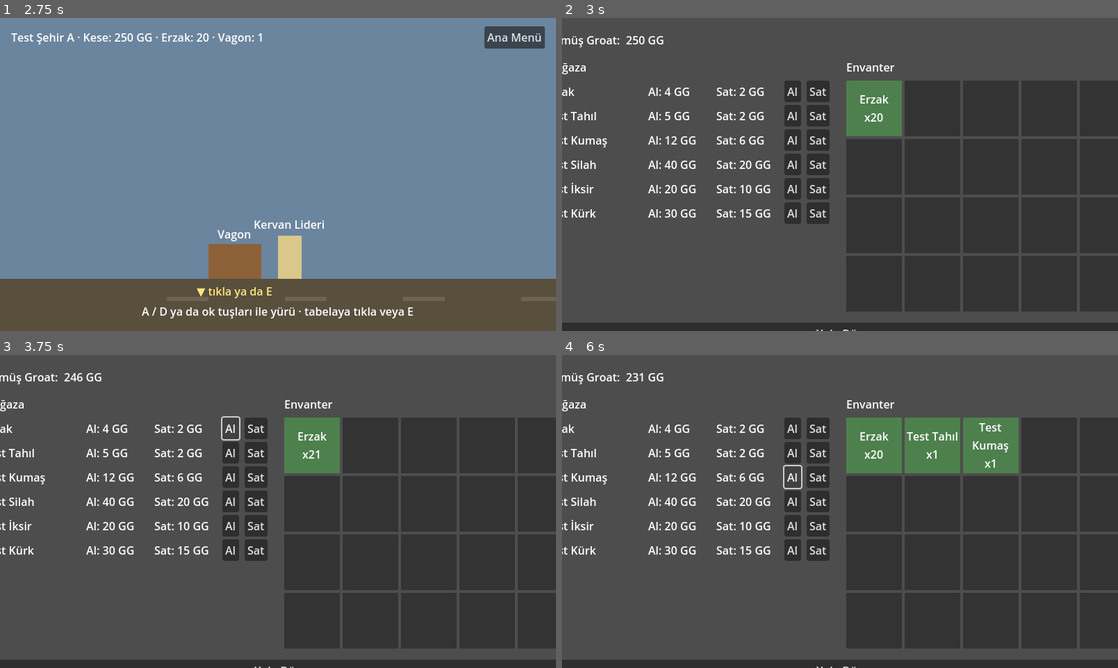
Above: before the commit, frames 1-4 (two rows, left to right).
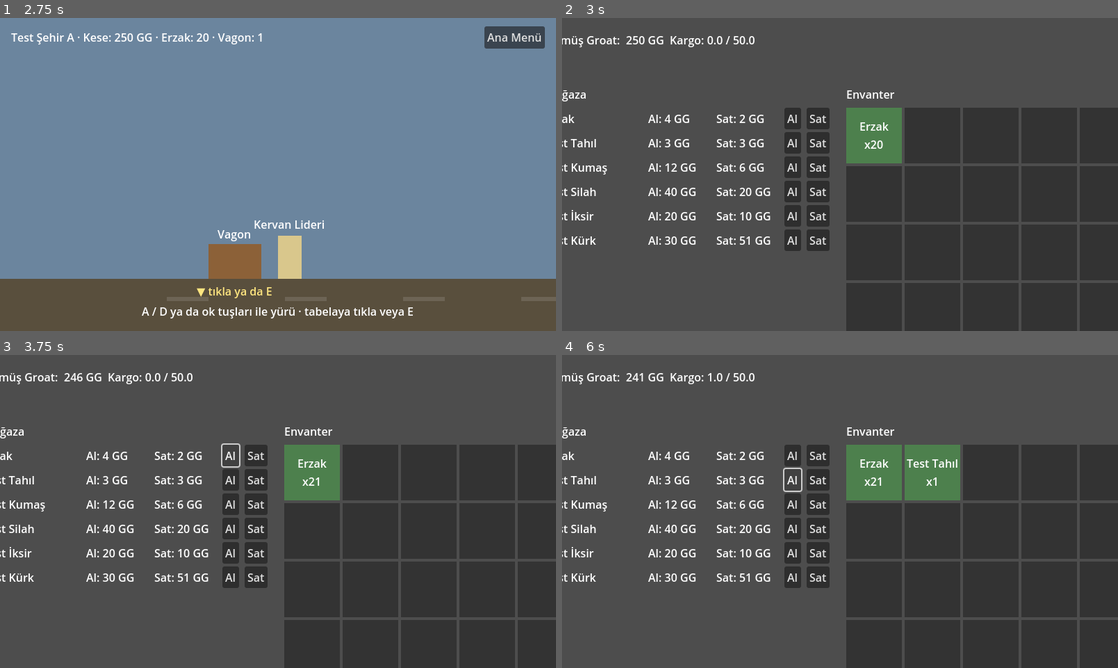
Above: after the commit, the same moments.

Repository: ulubatuhan/wayborne
Game: Godot game, scene res://scenes/ui/main_menu.tscn
Same seed, same stepped clock (60 frames per second), same inputs: the game is played once before the commit and once after it.
Inputs (mouse positions are in pixels of both pictures, inside the frame that each line leads up to):
- Up to frame 1 (2.75 s): click "Play" at 0.5 s; click "Ana Menü" at 1.25 s; click "Play" at 2 s
- Up to frame 2 (3 s): tap Enter (ui_accept) at 2.75 s; move the mouse to (962, 158) at 2.77 s; hold Right (ui_right) from 2.78 s (still down); tap E at 2.85 s; click (962, 158) at 2.92 s
- Up to frame 3 (3.75 s): tap Enter (ui_accept) at 3.02 s; release Right (ui_right) at 3.5 s; click "Al" at 3.5 s
- Up to frame 4 (6 s): click "Sat" at 4.25 s; click "Al" at 5 s; click "Al" at 5.75 s

Frame 1 is identical in both runs. In frame 2, 16% of the frame differs, in the area x 0-100%, y 5-100%; in frame 3, 15%; in frame 4, 17%.

Commit message:
Faz 0: döngüyü kapat - kazanç, rota, fiyat, kapasite
Plandaki üç kopuk halka kapandı, oyun artık bir tur dönebiliyor.

- finish_journey() escort ücretini gerçekten ödüyor: kalan tüccarların
  potansiyel kârı toplanır, moral ve hasarlı vagon oranına göre kısılır
  (asla sıfırlanmaz), cüzdana yazılır. Varışta kervan oyuncunun tek
  vagonuna iner - escort ettiği tüccarlar hedefe ulaşıp ayrılmıştır.
  Sefer ekranı artık brüt/moral çarpanı/hasar çarpanı/net dökümünü
  gösterip "Şehre Gir" ile devam ediyor.

- Rota ağı artık simetrik ve tam bağlı: yedi kenar (A-B,A-C,A-D,A-E,
  B-D,C-E,D-E) iki yönde de rota üretiyor, her şehrin en az iki
  komşusu var. Tüccar teklifleri artık origin_location_id taşıyor ve
  yalnızca oyuncunun bulunduğu şehirde görünüyor; her kenarın iki
  yönü için ayrı teklif üretiliyor.

- Şehirlere üretim/talep zinciri eklendi (A tahıl->D, D silah->B,
  B kürk->A, C kumaş->E, E iksir->C). MarketPricing üretilen malı
  ucuza, aranan malı pahalıya fiyatlıyor; pazar ekranı "burada ucuz /
  burada aranan" notunu gösteriyor.

- Item'a unit_weight eklendi, GameSession vagon başına kargo
  kapasitesi hesaplıyor (erzak hariç - o kendi sefer formülüyle
  sınırlı). Pazarda kapasiteyi aşan alım gerekçesiyle reddediliyor.

Co-Authored-By: Claude Sonnet 5 <noreply@anthropic.com>
Claude-Session: https://claude.ai/code/session_01SmgLRHV2q6VtZPZSSuowT6

Diff:
--- a/scenes/tests/economy_test.tscn
+++ b/scenes/tests/economy_test.tscn
@@ -32,6 +32,10 @@
 text = "Ekonomi / Envanter Testi"
 horizontal_alignment = 1
 
+[node name="LocationNoteLabel" type="Label" parent="MarginContainer/VBoxContainer"]
+layout_mode = 2
+text = ""
+
 [node name="BalanceRow" type="HBoxContainer" parent="MarginContainer/VBoxContainer"]
 layout_mode = 2
 theme_override_constants/separation = 8
@@ -43,6 +47,14 @@
 [node name="BalanceValueLabel" type="Label" parent="MarginContainer/VBoxContainer/BalanceRow"]
 layout_mode = 2
 text = "0 GG"
+
+[node name="CargoValueLabel" type="Label" parent="MarginContainer/VBoxContainer/BalanceRow"]
+layout_mode = 2
+text = ""
+
+[node name="MessageLabel" type="Label" parent="MarginContainer/VBoxContainer"]
+layout_mode = 2
+text = ""
 
 [node name="ContentRow" type="HBoxContainer" parent="MarginContainer/VBoxContainer"]
 layout_mode = 2
--- a/scripts/autoload/game_session.gd
+++ b/scripts/autoload/game_session.gd
@@ -24,6 +24,16 @@
 
 var danger_level: float = 0.0
 var reputation: int = 0
+
+## Vagon başına taşınabilecek yük. Yalnızca pazardan alınan mallara
+## uygulanır; erzak kendi sefer formülüyle sınırlı, kapasiteye dahil değil.
+const CARGO_PER_WAGON: float = 50.0
+
+## Sefer sonu ödemesi: moral ve hasar ne kadar düşükse ücret o kadar
+## kısılır ama asla sıfırlanmaz - kervan ağır kayıp yaşayabilir, aç kalmaz.
+const MIN_MORALE_PAYOUT_FACTOR: float = 0.5
+const DAMAGE_PENALTY_PER_WAGON: float = 0.08
+const MIN_DAMAGE_PAYOUT_FACTOR: float = 0.4
 
 var _flags: Dictionary = {}
 var _provisions_item: Item
@@ -78,8 +88,13 @@
 	danger_level = danger
 	caravan = CaravanState.from_plan(plan)
 
-## Hedefe varıldığında çağrılır: konum güncellenir, sefer temizlenir.
-func finish_journey() -> void:
+## Hedefe varıldığında çağrılır: escort ücretini öder, konumu günceller,
+## kervanı oyuncunun tek vagonuna indirger (escort ettiği tüccarlar
+## hedefe ulaşıp ayrılmıştır) ve seferi temizler. Ödeme dökümünü döner.
+func finish_journey() -> Dictionary:
+	var payout := _calculate_arrival_payout()
+	wallet.earn(payout.net)
+
 	if not journey_destination_id.is_empty():
 		current_location_id = journey_destination_id
 	journey_origin_id = ""
@@ -87,6 +102,45 @@
 	journey_total_days = 0
 	journey_days_remaining = 0
 	danger_level = 0.0
+	caravan = CaravanState.new()
+
+	return payout
+
+func _calculate_arrival_payout() -> Dictionary:
+	var gross := 0
+	for merchant_name in caravan.merchant_names:
+		gross += caravan.merchant_profit_by_name.get(merchant_name, 0)
+
+	var morale_factor := lerpf(
+		MIN_MORALE_PAYOUT_FACTOR, 1.0, caravan.morale / float(CaravanState.MAX_MORALE)
+	)
+	var damage_factor := maxf(
+		MIN_DAMAGE_PAYOUT_FACTOR, 1.0 - caravan.damaged_wagons * DAMAGE_PENALTY_PER_WAGON
+	)
+	var net := int(round(gross * morale_factor * damage_factor))
+
+	return {
+		"gross": gross,
+		"morale_factor": morale_factor,
+		"damage_factor": damage_factor,
+		"net": net,
+	}
+
+## Yalnızca pazardan alınan mallara uygulanır (bkz. CARGO_PER_WAGON).
+func get_cargo_capacity() -> float:
+	return caravan.wagon_count * CARGO_PER_WAGON
+
+func get_cargo_weight() -> float:
+	var total := 0.0
+	for entry in inventory.get_all_entries():
+		var item: Item = entry.item
+		if item.item_id == PROVISIONS_ITEM_ID:
+			continue
+		total += item.unit_weight * entry.quantity
+	return total
+
+func get_cargo_space_remaining() -> float:
+	return maxf(0.0, get_cargo_capacity() - get_cargo_weight())
 
 ## Koşulların baktığı düz sözlük. Her olay değerlendirmesinde bir kez
 ## kurulur, tek tek koşullar bunun üzerinde tahsisatsız çalışır.
--- a/scripts/economy/item.gd
+++ b/scripts/economy/item.gd
@@ -6,3 +6,5 @@
 @export var description: String = ""
 @export var base_price: int = 0
 @export var stack_size: int = 99
+## Vagon kargo kapasitesi bu birimle ölçülür (bkz. GameSession.CARGO_PER_WAGON).
+@export var unit_weight: float = 1.0
--- a/scripts/economy/item_catalog.gd
+++ b/scripts/economy/item_catalog.gd
@@ -37,16 +37,17 @@
 	return items
 
 static func _build_cache() -> void:
-	_add(GameSession.PROVISIONS_ITEM_ID, GameSession.PROVISIONS_ITEM_NAME, GameSession.PROVISIONS_UNIT_PRICE)
-	_add("test_grain", "Test Tahıl", 5)
-	_add("test_cloth", "Test Kumaş", 12)
-	_add("test_weapon", "Test Silah", 40)
-	_add("test_potion", "Test İksir", 20)
-	_add("test_furs", "Test Kürk", 30)
+	_add(GameSession.PROVISIONS_ITEM_ID, GameSession.PROVISIONS_ITEM_NAME, GameSession.PROVISIONS_UNIT_PRICE, 0.5)
+	_add("test_grain", "Test Tahıl", 5, 1.0)
+	_add("test_cloth", "Test Kumaş", 12, 1.5)
+	_add("test_weapon", "Test Silah", 40, 2.5)
+	_add("test_potion", "Test İksir", 20, 0.5)
+	_add("test_furs", "Test Kürk", 30, 2.0)
 
-static func _add(item_id: String, item_name: String, base_price: int) -> void:
+static func _add(item_id: String, item_name: String, base_price: int, unit_weight: float) -> void:
 	var item := Item.new()
 	item.item_id = item_id
 	item.item_name = item_name
 	item.base_price = base_price
+	item.unit_weight = unit_weight
 	_cache[item_id] = item
--- /dev/null
+++ b/scripts/economy/market_pricing.gd
@@ -0,0 +1,22 @@
+class_name MarketPricing
+extends RefCounted
+
+## Fiyat şehre göre değişir: bir şehrin ürettiği mal ucuza alınır, aradığı
+## mal yüksek fiyata satılır. Aradaki fark ticaretin kâr kaynağıdır -
+## bir malı üreten şehirden alıp arayan şehirde satmak kâr getirir.
+
+const PRODUCE_BUY_MULTIPLIER: float = 0.6
+const DEMAND_SELL_MULTIPLIER: float = 1.7
+const BASE_SELL_MULTIPLIER: float = 0.5
+
+static func get_buy_price(item: Item, location: Location) -> int:
+	var multiplier := 1.0
+	if location != null and location.produces.has(item.item_id):
+		multiplier = PRODUCE_BUY_MULTIPLIER
+	return int(round(item.base_price * multiplier))
+
+static func get_sell_price(item: Item, location: Location) -> int:
+	var multiplier := BASE_SELL_MULTIPLIER
+	if location != null and location.demands.has(item.item_id):
+		multiplier = DEMAND_SELL_MULTIPLIER
+	return int(round(item.base_price * multiplier))
--- a/scripts/travel/caravan_state.gd
+++ b/scripts/travel/caravan_state.gd
@@ -13,12 +13,17 @@
 var morale: int = MAX_MORALE
 var documents: int = 0
 
+## Sefer sonunda ödenecek escort ücreti burada tutulur; bir tüccar
+## kervandan ayrılırsa merchant_names'ten düşer ve ücreti ödenmez.
+var merchant_profit_by_name: Dictionary = {}
+
 static func from_plan(plan: CaravanPlan) -> CaravanState:
 	var state := CaravanState.new()
 	state.wagon_count = plan.get_total_wagon_count()
 	state.documents = plan.get_required_documents()
 	for offer in plan.get_selected_offers():
 		state.merchant_names.append(offer.merchant_name)
+		state.merchant_profit_by_name[offer.merchant_name] = offer.potential_profit
 	return state
 
 func get_healthy_wagon_count() -> int:
--- a/scripts/travel/location.gd
+++ b/scripts/travel/location.gd
@@ -5,3 +5,8 @@
 @export var location_name: String = ""
 @export var map_position: Vector2 = Vector2.ZERO
 @export var connections: Array[String] = []
+
+## Burada ucuza üretilen / burada aranıp pahalıya alınan mal id'leri.
+## Aradaki fark ticaretin kâr kaynağı (bkz. MarketPricing).
+@export var produces: Array[String] = []
+@export var demands: Array[String] = []
--- a/scripts/travel/merchant_offer.gd
+++ b/scripts/travel/merchant_offer.gd
@@ -3,6 +3,7 @@
 
 @export var merchant_id: String = ""
 @export var merchant_name: String = ""
+@export var origin_location_id: String = ""
 @export var destination_location_id: String = ""
 @export var potential_profit: int = 0
 @export var wagon_count: int = 1
--- a/scripts/travel/world_map_data.gd
+++ b/scripts/travel/world_map_data.gd
@@ -6,13 +6,26 @@
 
 const START_LOCATION_ID: String = "test_loc_a"
 
+## Şehirler arası ticaret zinciri: her şehir bir malı ucuza üretir ve
+## başka birinin ürettiği malı pahalıya arar. A→D→B→A ve C↔E iki kapalı
+## döngü oluşturur, ikisi de gerçek rotalarla (bkz. _get_edges) bağlı.
 static func get_locations() -> Array[Location]:
 	var locations: Array[Location] = []
-	locations.append(_make_location("test_loc_a", "Test Şehir A", Vector2(110, 210)))
-	locations.append(_make_location("test_loc_b", "Test Şehir B", Vector2(330, 90)))
-	locations.append(_make_location("test_loc_c", "Test Şehir C", Vector2(360, 330)))
-	locations.append(_make_location("test_loc_d", "Test Şehir D", Vector2(560, 180)))
-	locations.append(_make_location("test_loc_e", "Test Şehir E", Vector2(590, 370)))
+	locations.append(_make_location(
+		"test_loc_a", "Test Şehir A", Vector2(110, 210), ["test_grain"], ["test_furs"]
+	))
+	locations.append(_make_location(
+		"test_loc_b", "Test Şehir B", Vector2(330, 90), ["test_furs"], ["test_weapon"]
+	))
+	locations.append(_make_location(
+		"test_loc_c", "Test Şehir C", Vector2(360, 330), ["test_cloth"], ["test_potion"]
+	))
+	locations.append(_make_location(
+		"test_loc_d", "Test Şehir D", Vector2(560, 180), ["test_weapon"], ["test_grain"]
+	))
+	locations.append(_make_location(
+		"test_loc_e", "Test Şehir E", Vector2(590, 370), ["test_potion"], ["test_cloth"]
+	))
 	return locations
 
 static func get_location_by_id(location_id: String) -> Location:
@@ -34,45 +47,93 @@
 			return route
 	return null
 
-static func get_offers_for_destination(destination_location_id: String) -> Array[MerchantOffer]:
+## origin_location_id: teklifi veren tüccarın şu an bulunduğu şehir.
+## Oyuncu oradaysa teklif görünür - başka bir şehirdeki tüccar burada
+## çıkmaz.
+static func get_offers_for_destination(
+	destination_location_id: String, origin_location_id: String
+) -> Array[MerchantOffer]:
 	var offers: Array[MerchantOffer] = []
 	for offer in _get_all_offers():
-		if offer.destination_location_id == destination_location_id:
-			offers.append(offer)
+		if offer.destination_location_id != destination_location_id:
+			continue
+		if offer.origin_location_id != origin_location_id:
+			continue
+		offers.append(offer)
 	return offers
+
+## Kenarlar iki yönlü rota ve teklif üretimi için tek kaynak: her kenar
+## [şehir_a, şehir_b, gün, tehlike] olarak tanımlanır, iki yöne de aynı
+## değerlerle uygulanır. Her şehrin en az iki komşusu olacak şekilde
+## kurulmuş (A merkez, B-D-E arasında ayrıca kısayollar var).
+static func _get_edges() -> Array:
+	return [
+		["test_loc_a", "test_loc_b", 3, 0.20],
+		["test_loc_a", "test_loc_c", 4, 0.35],
+		["test_loc_a", "test_loc_d", 6, 0.50],
+		["test_loc_a", "test_loc_e", 8, 0.65],
+		["test_loc_b", "test_loc_d", 4, 0.30],
+		["test_loc_c", "test_loc_e", 5, 0.40],
+		["test_loc_d", "test_loc_e", 3, 0.25],
+	]
 
 static func _get_all_routes() -> Array[TravelRoute]:
 	var routes: Array[TravelRoute] = []
-	routes.append(_make_route("test_loc_a", "test_loc_b", 3, 0.20))
-	routes.append(_make_route("test_loc_a", "test_loc_c", 4, 0.35))
-	routes.append(_make_route("test_loc_a", "test_loc_d", 6, 0.50))
-	routes.append(_make_route("test_loc_a", "test_loc_e", 8, 0.65))
+	for edge in _get_edges():
+		routes.append(_make_route(edge[0], edge[1], edge[2], edge[3]))
+		routes.append(_make_route(edge[1], edge[0], edge[2], edge[3]))
 	return routes
 
 static func _get_all_offers() -> Array[MerchantOffer]:
 	var offers: Array[MerchantOffer] = []
-	offers.append(_make_offer("m_b1", "Test Tüccar 1", "test_loc_b", 45, 1))
-	offers.append(_make_offer("m_b2", "Test Tüccar 2", "test_loc_b", 110, 2))
-	offers.append(_make_offer("m_b3", "Test Tüccar 3", "test_loc_b", 35, 1))
-
-	offers.append(_make_offer("m_c1", "Test Tüccar 4", "test_loc_c", 60, 1))
-	offers.append(_make_offer("m_c2", "Test Tüccar 5", "test_loc_c", 150, 3))
-	offers.append(_make_offer("m_c3", "Test Tüccar 6", "test_loc_c", 40, 1))
-
-	offers.append(_make_offer("m_d1", "Test Tüccar 7", "test_loc_d", 130, 2))
-	offers.append(_make_offer("m_d2", "Test Tüccar 8", "test_loc_d", 70, 1))
-	offers.append(_make_offer("m_d3", "Test Tüccar 9", "test_loc_d", 55, 1))
-	offers.append(_make_offer("m_d4", "Test Tüccar 10", "test_loc_d", 120, 2))
-
-	offers.append(_make_offer("m_e1", "Test Tüccar 11", "test_loc_e", 90, 1))
-	offers.append(_make_offer("m_e2", "Test Tüccar 12", "test_loc_e", 180, 2))
+	var id_counter := 1
+	for edge in _get_edges():
+		offers.append_array(_offers_for_direction(edge[0], edge[1], edge[2], id_counter))
+		id_counter += 10
+		offers.append_array(_offers_for_direction(edge[1], edge[0], edge[2], id_counter))
+		id_counter += 10
 	return offers
 
-static func _make_location(location_id: String, location_name: String, map_position: Vector2) -> Location:
+## Her yön için iki teklif: küçük/ucuz bir vagon ve büyük/kârlı bir vagon.
+## Kâr, yolun uzunluğuna göre ölçekleniyor - uzun ve tehlikeli rotalar
+## daha çok ödüyor, riski anlamlı kılan da bu.
+static func _offers_for_direction(
+	origin_id: String, destination_id: String, travel_days: int, id_base: int
+) -> Array[MerchantOffer]:
+	var offers: Array[MerchantOffer] = []
+	var profiles := [
+		{"wagons": 1, "profit": 30 + travel_days * 8},
+		{"wagons": 2, "profit": 70 + travel_days * 14},
+	]
+	for i in range(profiles.size()):
+		var profile: Dictionary = profiles[i]
+		var merchant_number: int = id_base + i
+		offers.append(_make_offer(
+			"m_%d" % merchant_number,
+			"Tüccar %d" % merchant_number,
+			origin_id,
+			destination_id,
+			profile.profit,
+			profile.wagons
+		))
+	return offers
+
+static func _make_location(
+	location_id: String, location_name: String, map_position: Vector2,
+	produces: Array, demands: Array
+) -> Location:
 	var location := Location.new()
 	location.location_id = location_id
 	location.location_name = location_name
 	location.map_position = map_position
+	var produces_typed: Array[String] = []
+	for item_id in produces:
+		produces_typed.append(item_id)
+	var demands_typed: Array[String] = []
+	for item_id in demands:
+		demands_typed.append(item_id)
+	location.produces = produces_typed
+	location.demands = demands_typed
 	return location
 
 static func _make_route(from_location_id: String, to_location_id: String, travel_days: int, danger_level: float) -> TravelRoute:
@@ -83,10 +144,14 @@
 	route.danger_level = danger_level
 	return route
 
-static func _make_offer(merchant_id: String, merchant_name: String, destination_location_id: String, potential_profit: int, wagon_count: int) -> MerchantOffer:
+static func _make_offer(
+	merchant_id: String, merchant_name: String, origin_location_id: String,
+	destination_location_id: String, potential_profit: int, wagon_count: int
+) -> MerchantOffer:
 	var offer := MerchantOffer.new()
 	offer.merchant_id = merchant_id
 	offer.merchant_name = merchant_name
+	offer.origin_location_id = origin_location_id
 	offer.destination_location_id = destination_location_id
 	offer.potential_profit = potential_profit
 	offer.wagon_count = wagon_count
--- a/scripts/ui/caravan_planner_test.gd
+++ b/scripts/ui/caravan_planner_test.gd
@@ -87,7 +87,7 @@
 	merchants_title.text = "Kervana Kabul Edilecek Tüccarlar"
 	_content.add_child(merchants_title)
 
-	for offer in WorldMapData.get_offers_for_destination(destination.location_id):
+	for offer in WorldMapData.get_offers_for_destination(destination.location_id, origin.location_id):
 		_content.add_child(_build_offer_row(offer))
 
 	_content.add_child(HSeparator.new())
--- a/scripts/ui/economy_test.gd
+++ b/scripts/ui/economy_test.gd
@@ -2,24 +2,33 @@
 
 ## Şehir pazarı. Kalıcı oturumun cüzdanı ve envanteri üzerinde çalışır:
 ## burada aldığın erzak, sefere çıkarken kervan planlayıcıda görünür.
+## Fiyatlar bulunduğun şehre göre değişir (bkz. MarketPricing) ve satın
+## alma vagon kargo kapasitesiyle sınırlıdır (bkz. GameSession.get_cargo_capacity).
 
 const GRID_COLUMNS: int = 5
 const GRID_ROWS: int = 4
 const SLOT_SIZE: Vector2 = Vector2(80, 80)
 const EMPTY_SLOT_COLOR: Color = Color(0.2, 0.2, 0.2)
 const FILLED_SLOT_COLOR: Color = Color(0.3, 0.5, 0.3)
-const SELL_PRICE_MULTIPLIER: float = 0.5
+
+const MESSAGE_COLOR: Color = Color(0.9, 0.45, 0.35)
+const TRADE_NOTE_COLOR: Color = Color(0.75, 0.85, 1.0)
 
 var _session: GameSession
 var _shop_items: Array[Item] = []
+var _current_location: Location
 
+@onready var _location_note_label: Label = $MarginContainer/VBoxContainer/LocationNoteLabel
 @onready var _balance_value_label: Label = $MarginContainer/VBoxContainer/BalanceRow/BalanceValueLabel
+@onready var _cargo_value_label: Label = $MarginContainer/VBoxContainer/BalanceRow/CargoValueLabel
+@onready var _message_label: Label = $MarginContainer/VBoxContainer/MessageLabel
 @onready var _shop_list: VBoxContainer = $MarginContainer/VBoxContainer/ContentRow/ShopPanel/ShopList
 @onready var _inventory_grid: GridContainer = $MarginContainer/VBoxContainer/ContentRow/InventoryPanel/InventoryGrid
 @onready var _back_button: Button = $MarginContainer/VBoxContainer/BackButton
 
 func _ready() -> void:
 	_session = GameState.get_session()
+	_current_location = WorldMapData.get_location_by_id(_session.current_location_id)
 	_inventory_grid.columns = GRID_COLUMNS
 	_shop_items = ItemCatalog.get_trade_goods()
 
@@ -29,9 +38,34 @@
 	_back_button.text = Nav.return_label()
 	_back_button.pressed.connect(_on_back_pressed)
 
+	_location_note_label.text = _build_trade_note()
+	_location_note_label.modulate = TRADE_NOTE_COLOR
+	_location_note_label.autowrap_mode = TextServer.AUTOWRAP_WORD
+	_message_label.autowrap_mode = TextServer.AUTOWRAP_WORD
 	_build_shop_rows()
-	_refresh_balance_label()
+	_refresh_header()
 	_refresh_inventory_grid()
+
+func _build_trade_note() -> String:
+	if _current_location == null:
+		return ""
+
+	var produced_names := _item_names(_current_location.produces)
+	var demanded_names := _item_names(_current_location.demands)
+	var parts: Array[String] = []
+	if not produced_names.is_empty():
+		parts.append("Burada ucuz: %s" % ", ".join(produced_names))
+	if not demanded_names.is_empty():
+		parts.append("Burada aranan: %s" % ", ".join(demanded_names))
+	return " · ".join(parts)
+
+func _item_names(item_ids: Array[String]) -> Array[String]:
+	var names: Array[String] = []
+	for item_id in item_ids:
+		var item := ItemCatalog.get_item(item_id)
+		if item != null:
+			names.append(item.item_name)
+	return names
 
 func _build_shop_rows() -> void:
 	for item in _shop_items:
@@ -47,7 +81,7 @@
 	row.add_child(name_label)
 
 	var buy_price_label := Label.new()
-	buy_price_label.text = "Al: %d GG" % item.base_price
+	buy_price_label.text = "Al: %d GG" % _get_buy_price(item)
 	buy_price_label.custom_minimum_size = Vector2(90, 0)
 	row.add_child(buy_price_label)
 
@@ -69,29 +103,54 @@
 	return row
 
 func _on_buy_pressed(item: Item) -> void:
-	if not _session.wallet.can_afford(item.base_price):
+	var price := _get_buy_price(item)
+	if not _session.wallet.can_afford(price):
+		_show_message("Yetersiz kese: %d GG gerekiyor." % price)
+		return
+	if item.item_id != GameSession.PROVISIONS_ITEM_ID and item.unit_weight > _session.get_cargo_space_remaining():
+		_show_message("Vagon kapasitesi yetersiz: %.1f / %.1f dolu." % [
+			_session.get_cargo_weight(), _session.get_cargo_capacity()
+		])
 		return
 	if not _session.inventory.add_item(item, 1):
+		_show_message("Envanterde yer yok.")
 		return
-	_session.wallet.spend(item.base_price)
+	_session.wallet.spend(price)
+	_clear_message()
 
 func _on_sell_pressed(item: Item) -> void:
 	if not _session.inventory.has_item(item.item_id, 1):
+		_show_message("Envanterde %s yok." % item.item_name)
 		return
 	_session.inventory.remove_item(item.item_id, 1)
 	_session.wallet.earn(_get_sell_price(item))
+	_clear_message()
+
+func _get_buy_price(item: Item) -> int:
+	return MarketPricing.get_buy_price(item, _current_location)
 
 func _get_sell_price(item: Item) -> int:
-	return int(item.base_price * SELL_PRICE_MULTIPLIER)
+	return MarketPricing.get_sell_price(item, _current_location)
+
+func _show_message(text: String) -> void:
+	_message_label.text = text
+	_message_label.modulate = MESSAGE_COLOR
+
+func _clear_message() -> void:
+	_message_label.text = ""
 
 func _on_wallet_balance_changed(_new_balance: int) -> void:
-	_refresh_balance_label()
+	_refresh_header()
 
 func _on_inventory_changed(_item: Item, _quantity: int) -> void:
+	_refresh_header()
 	_refresh_inventory_grid()
 
-func _refresh_balance_label() -> void:
+func _refresh_header() -> void:
 	_balance_value_label.text = "%d GG" % _session.wallet.balance
+	_cargo_value_label.text = "Kargo: %.1f / %.1f" % [
+		_session.get_cargo_weight(), _session.get_cargo_capacity()
+	]
 
 func _refresh_inventory_grid() -> void:
 	for child in _inventory_grid.get_children():
--- a/scripts/ui/event_test.gd
+++ b/scripts/ui/event_test.gd
@@ -33,6 +33,8 @@
 var _draw_button: Button
 var _reset_button: Button
 var _arrive_button: Button
+var _arrival_panel: VBoxContainer
+var _enter_city_button: Button
 
 @onready var _content: VBoxContainer = $MarginContainer/VBoxContainer/ScrollContainer/ContentContainer
 
@@ -100,6 +102,16 @@
 	_arrive_button.visible = false
 	_arrive_button.pressed.connect(_on_arrive_pressed)
 	_content.add_child(_arrive_button)
+
+	_arrival_panel = VBoxContainer.new()
+	_arrival_panel.add_theme_constant_override("separation", 4)
+	_content.add_child(_arrival_panel)
+
+	_enter_city_button = Button.new()
+	_enter_city_button.text = "Şehre Gir"
+	_enter_city_button.visible = false
+	_enter_city_button.pressed.connect(_on_enter_city_pressed)
+	_content.add_child(_enter_city_button)
 
 	_content.add_child(HSeparator.new())
 
@@ -132,6 +144,9 @@
 	_current_event = null
 	_clear_children(_card_panel)
 	_clear_children(_haggle_holder)
+	_clear_children(_arrival_panel)
+	_arrive_button.visible = false
+	_enter_city_button.visible = false
 	_set_journey_controls_enabled(true)
 	_refresh_state()
 
@@ -337,9 +352,41 @@
 		_arrive_button.visible = true
 
 func _on_arrive_pressed() -> void:
-	_session.finish_journey()
+	var payout: Dictionary = _session.finish_journey()
+	_arrive_button.visible = false
+	_render_arrival_summary(payout)
 	EventBus.caravan_changed.emit()
-	# Sefer bitince kervan hedef şehrin içindedir.
+	_enter_city_button.visible = true
+
+func _render_arrival_summary(payout: Dictionary) -> void:
+	_clear_children(_arrival_panel)
+
+	var title := Label.new()
+	title.text = "Varış: Sefer Kazancı"
+	_arrival_panel.add_child(title)
+
+	_arrival_panel.add_child(_make_summary_label(
+		"Escort ücreti (brüt): %d GG" % payout.gross
+	))
+	_arrival_panel.add_child(_make_summary_label(
+		"Moral çarpanı: %d%%" % int(round(payout.morale_factor * 100.0))
+	))
+	_arrival_panel.add_child(_make_summary_label(
+		"Hasar çarpanı: %d%%" % int(round(payout.damage_factor * 100.0))
+	))
+
+	var net_label := _make_summary_label("Net kazanç: %d GG" % payout.net)
+	net_label.modulate = OUTCOME_COLOR
+	_arrival_panel.add_child(net_label)
+
+	_add_log("Şehre varıldı. Net kazanç: %d GG." % payout.net, OUTCOME_COLOR)
+
+func _make_summary_label(text: String) -> Label:
+	var label := Label.new()
+	label.text = text
+	return label
+
+func _on_enter_city_pressed() -> void:
 	Nav.return_scene = Nav.CITY_MAP
 	get_tree().change_scene_to_file(Nav.CITY_MAP)
 
--- a/scripts/ui/travel_test.gd
+++ b/scripts/ui/travel_test.gd
@@ -90,7 +90,9 @@
 	_add_info_label("Hedef: %s" % _focused_location.location_name)
 	_add_info_label("Yol: %d gün · Tehlike: %d%%" % [route.travel_days, int(route.danger_level * 100.0)])
 
-	var offers := WorldMapData.get_offers_for_destination(_focused_location.location_id)
+	var offers := WorldMapData.get_offers_for_destination(
+		_focused_location.location_id, _current_location_id
+	)
 	_add_info_label("Buraya gitmek isteyen tüccarlar (%d):" % offers.size())
 
 	var total_profit := 0
